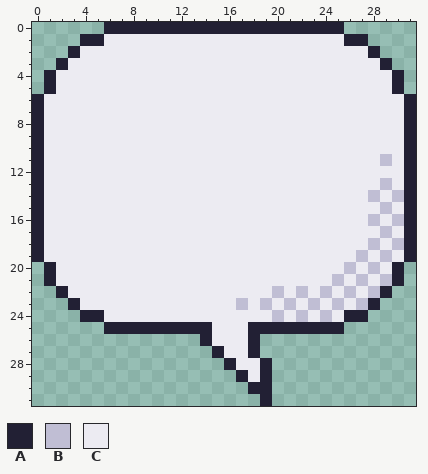
Pixel-art file: gui/icons-md.aseprite. The picture above was drawn from the file before the commit.
32x32 pixels, 1 frame.
Palette (. is transparent): A #222034  B #c0bed4  C #ecebf2
After the commit:
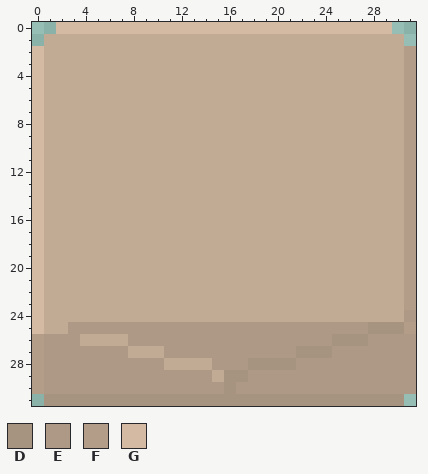
Colours new in this view: D #a69380  E #ad9986  F #b39d89  G #d4baa3
Diff:
layer "Layer 1" now hidden
layer "Layer 1 Copy" added
@@ palette @@
-C #ecebf2
+C #c2ab95
--- layer "Layer 1 Copy"
@@ x 0..31 @@
- 0 ......AAAAAAAAAAAAAAAAAAAA......
- 1 ....AACCCCCCCCCCCCCCCCCCCCAA....
- 2 ...ACCCCCCCCCCCCCCCCCCCCCCCCA...
- 3 ..ACCCCCCCCCCCCCCCCCCCCCCCCCCA..
- 4 .ACCCCCCCCCCCCCCCCCCCCCCCCCCCCA.
- 5 .ACCCCCCCCCCCCCCCCCCCCCCCCCCCCA.
- 6 ACCCCCCCCCCCCCCCCCCCCCCCCCCCCCCA
- 7 ACCCCCCCCCCCCCCCCCCCCCCCCCCCCCCA
- 8 ACCCCCCCCCCCCCCCCCCCCCCCCCCCCCCA
- 9 ACCCCCCCCCCCCCCCCCCCCCCCCCCCCCCA
-10 ACCCCCCCCCCCCCCCCCCCCCCCCCCCCCCA
-11 ACCCCCCCCCCCCCCCCCCCCCCCCCCCCBCA
-12 ACCCCCCCCCCCCCCCCCCCCCCCCCCCCCCA
-13 ACCCCCCCCCCCCCCCCCCCCCCCCCCCCBCA
-14 ACCCCCCCCCCCCCCCCCCCCCCCCCCCBCBA
-15 ACCCCCCCCCCCCCCCCCCCCCCCCCCCCBCA
-16 ACCCCCCCCCCCCCCCCCCCCCCCCCCCBCBA
-17 ACCCCCCCCCCCCCCCCCCCCCCCCCCCCBCA
-18 ACCCCCCCCCCCCCCCCCCCCCCCCCCCBCBA
-19 ACCCCCCCCCCCCCCCCCCCCCCCCCCBCBCA
-20 .ACCCCCCCCCCCCCCCCCCCCCCCCBCBCA.
-21 .ACCCCCCCCCCCCCCCCCCCCCCCBCBCBA.
-22 ..ACCCCCCCCCCCCCCCCCBCBCBCBCBA..
-23 ...ACCCCCCCCCCCCCBCBCBCBCBCBA...
-24 ....AACCCCCCCCCCCCCCBCBCBCAA....
-25 ......AAAAAAAAACCCAAAAAAAA......
-26 ..............ACCCA.............
-27 ...............ACCA.............
-28 ................ACCA............
-29 .................ACA............
-30 ..................AA............
-31 ...................A............
+ 0 ..GGGGGGGGGGGGGGGGGGGGGGGGGGGG..
+ 1 .CCCCCCCCCCCCCCCCCCCCCCCCCCCCCC.
+ 2 GCCCCCCCCCCCCCCCCCCCCCCCCCCCCCCF
+ 3 GCCCCCCCCCCCCCCCCCCCCCCCCCCCCCCF
+ 4 GCCCCCCCCCCCCCCCCCCCCCCCCCCCCCCF
+ 5 GCCCCCCCCCCCCCCCCCCCCCCCCCCCCCCF
+ 6 GCCCCCCCCCCCCCCCCCCCCCCCCCCCCCCF
+ 7 GCCCCCCCCCCCCCCCCCCCCCCCCCCCCCCF
+ 8 GCCCCCCCCCCCCCCCCCCCCCCCCCCCCCCF
+ 9 GCCCCCCCCCCCCCCCCCCCCCCCCCCCCCCF
+10 GCCCCCCCCCCCCCCCCCCCCCCCCCCCCCCF
+11 GCCCCCCCCCCCCCCCCCCCCCCCCCCCCCCF
+12 GCCCCCCCCCCCCCCCCCCCCCCCCCCCCCCF
+13 GCCCCCCCCCCCCCCCCCCCCCCCCCCCCCCF
+14 GCCCCCCCCCCCCCCCCCCCCCCCCCCCCCCF
+15 GCCCCCCCCCCCCCCCCCCCCCCCCCCCCCCF
+16 GCCCCCCCCCCCCCCCCCCCCCCCCCCCCCCF
+17 GCCCCCCCCCCCCCCCCCCCCCCCCCCCCCCF
+18 GCCCCCCCCCCCCCCCCCCCCCCCCCCCCCCF
+19 GCCCCCCCCCCCCCCCCCCCCCCCCCCCCCCF
+20 GCCCCCCCCCCCCCCCCCCCCCCCCCCCCCCF
+21 GCCCCCCCCCCCCCCCCCCCCCCCCCCCCCCF
+22 GCCCCCCCCCCCCCCCCCCCCCCCCCCCCCCF
+23 GCCCCCCCCCCCCCCCCCCCCCCCCCCCCCCF
+24 GCCCCCCCCCCCCCCCCCCCCCCCCCCCCCCE
+25 GCCEEEEEEEEEEEEEEEEEEEEEEEEEDDDF
+26 FEEECCCCEEEEEEEEEEEEEEEEEDDDEEEE
+27 FEEEEEEECCCEEEEEEEEEEEDDDEEEEEEE
+28 FEEEEEEEEEECCCCEEEDDDDEEEEEEEEEE
+29 FEEEEEEEEEEEEEECDDEEEEEEEEEEEEEE
+30 FEEEEEEEEEEEEEEEDEEEEEEEEEEEEEEE
+31 .DDDDDDDDDDDDDDDDDDDDDDDDDDDDDD.
Where, in picture pixels (left, top, right, bottom), the same in both pictures:
changed: (32, 22, 416, 406)
